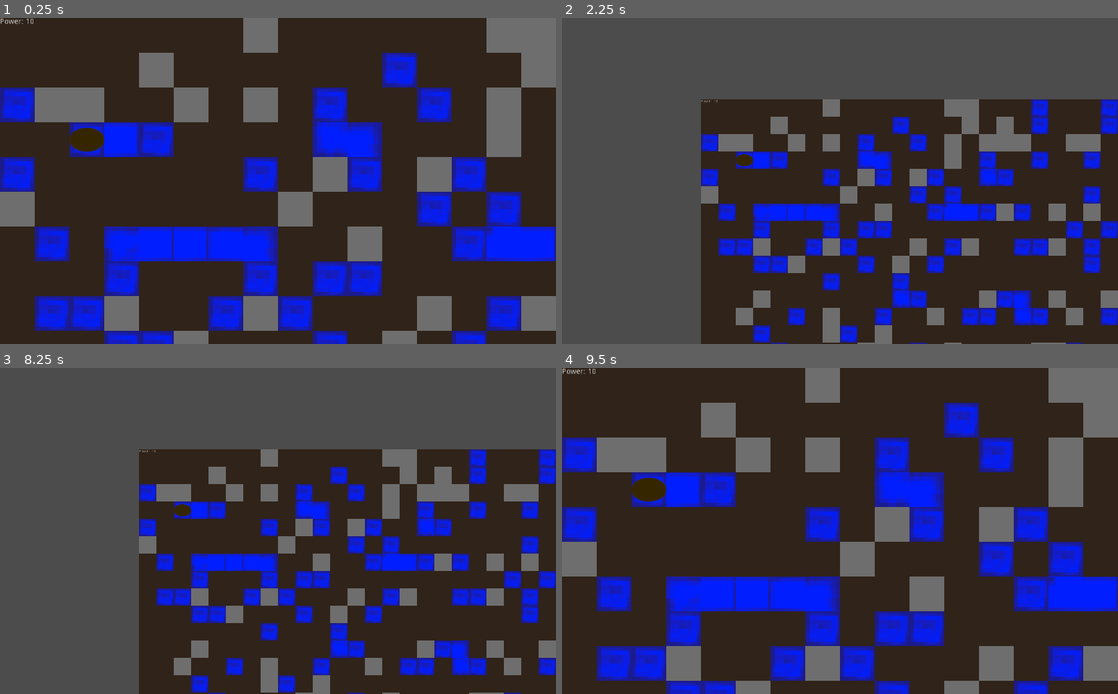
Above: before the commit, frames 1-4 (two rows, left to right).
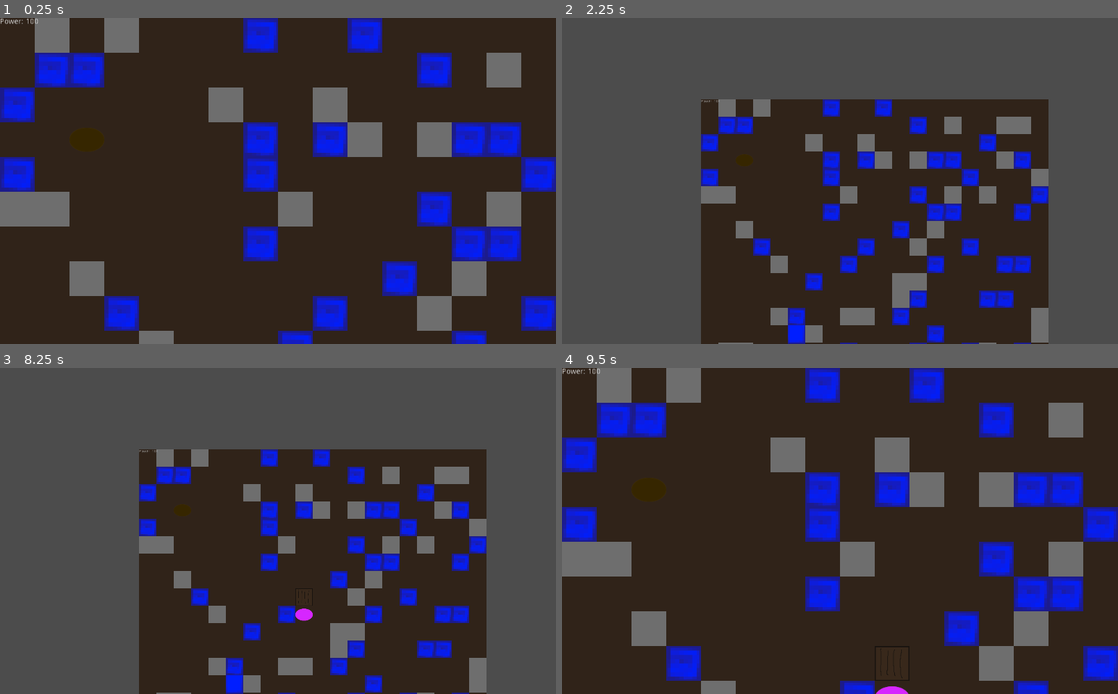
Above: after the commit, the same moments.

Repository: BigAwesome/SpringJam2D
Game: Godot game, scene res://scenes/game.tscn
Two runs of this game, one before a commit and one after it. Both use one fixed random seed, a clock stepped at 60 frames per second and the inputs below.
Inputs (mouse positions are in pixels of both pictures, inside the frame that each line leads up to):
- Up to frame 1 (0.25 s): no input
- Up to frame 2 (2.25 s): tap Enter at 0.5, 2 s; move the mouse to (962, 164) at 0.52 s; press the mouse at (962, 164) at 0.53 s; tap Space at 1.25 s; move the mouse to (728, 197) at 1.27 s; release the mouse at (728, 197) at 1.28 s; right-click (728, 197) at 1.35 s; click (728, 197) at 1.42 s; move the mouse to (895, 109) at 2.02 s; tap Mouse wheel down (mouse_wheel_down) at 2.1 s; click (895, 109) at 2.17 s
- Up to frame 3 (8.25 s): tap Space at 2.75, 4.25 s; move the mouse to (250, 596) at 2.77 s; tap Mouse wheel up (mouse_wheel_up) at 2.85, 5.85 s; click (250, 596) at 2.92 s; tap Enter at 3.5 s; move the mouse to (444, 579) at 3.52 s; press the mouse at (444, 579) at 3.53 s; move the mouse to (111, 482) at 4.27 s; release the mouse at (111, 482) at 4.28 s; right-click (111, 482) at 4.35 s; click (111, 482) at 4.42 s; move the mouse to (305, 531) at 5.02 s; tap Mouse wheel down (mouse_wheel_down) at 5.1, 8.1 s; click (305, 531) at 5.17 s; move the mouse to (194, 449) at 5.77 s; click (194, 449) at 5.92 s; move the mouse to (400, 514) at 6.52 s; press the mouse at (400, 514) at 6.53 s; move the mouse to (166, 547) at 7.27 s; release the mouse at (166, 547) at 7.28 s; right-click (166, 547) at 7.35 s; click (166, 547) at 7.42 s; move the mouse to (333, 459) at 8.02 s; click (333, 459) at 8.17 s
- Up to frame 4 (9.5 s): move the mouse to (812, 596) at 8.77 s; tap Mouse wheel up (mouse_wheel_up) at 8.85 s; click (812, 596) at 8.92 s

The runs differ from the first frame. In frame 1, 42% of the frame differs, in the area x 6-100%, y 0-100%; in frame 2, 29%; in frame 3, 29%; in frame 4, 41%.

Commit message:
WIP bots

Diff:
--- a/scripts/bot_tree.gd
+++ b/scripts/bot_tree.gd
@@ -12,6 +12,8 @@
 var roots = []
 var tick_delta = Score.tick
 var score
+var explore = []
+var attempts = 50
 
 # Called when the node enters the scene tree for the first time.
 func _ready():
@@ -47,14 +49,29 @@
 func _place_tile(tile_pos, tile):
 	treemap.set_cellv(tile_pos, tile)
 
+func _grow(direction):
+	if(attempts <= 0):
+		return
+	if(!explore.has(direction)):
+		_build_on_seed(direction)
+		explore.append(direction)
+	else:
+		attempts -= 1
+		_grow(direction + Vector2(1,0))
+
+
 func _bot_process():
-	print(score.get_power())
+	print(seed_tile)
 	if(score.get_power() >= 5):
 		#UP
-		print("up")
+		var direction = seed_tile - Vector2(0,1)
+		print(direction)
+		_grow(direction)
 	elif(score.get_power() < 5):
 		#place more roots
-		print("down")
+		var direction = seed_tile + Vector2(0,1)
+		print(direction)
+		_grow(direction)
 
 	else:
 		#IM F****ED
@@ -62,8 +79,8 @@
 
 
 
-func _build_on_seed():
-	var clicked_tile = levelmap.world_to_map(get_global_mouse_position())
+func _build_on_seed(position):
+	var clicked_tile = position
 
 	if(clicked_tile.x < map.width && clicked_tile.y < map.height):
 		if(levelmap.get_cellv(clicked_tile) != 0): #only possible if tile is not stone ------------------------- set to acctual tile number later on
@@ -83,9 +100,9 @@
 
 func _build_trunk(build_pos):
 
-	if(treemap.get_cellv(build_pos) != Score.get_tile("trunks")):
+	if(treemap.get_cellv(build_pos) != score.get_tile("trunks")):
 		if(_check_connection_to_seed(build_pos, "trunk")):
-			_place_tile(build_pos, Score.get_tile("trunks")) #place trunk tile
+			_place_tile(build_pos, score.get_tile("trunks")) #place trunk tile
 			trunks.append(build_pos)
 			_add_score(build_pos, "trunks")
 		else:
@@ -94,9 +111,9 @@
 		print("Already existing trunk at this position")
 
 func _build_root(build_pos):
-	if(treemap.get_cellv(build_pos) != Score.get_tile("roots")):
+	if(treemap.get_cellv(build_pos) != score.get_tile("roots")):
 		if(_check_connection_to_seed(build_pos, "root")):
-			_place_tile(build_pos, Score.get_tile("roots")) # place root tile
+			_place_tile(build_pos, score.get_tile("roots")) # place root tile
 			roots.append(build_pos)
 
 			_add_score(build_pos, "roots")
@@ -119,7 +136,7 @@
 
 		while index.y <= end.y:
 			var cell = treemap.get_cellv(index)
-			if(cell == Score.get_tile("roots") or index == seed_tile): #if root tile is around
+			if(cell == score.get_tile("roots") or index == seed_tile): #if root tile is around
 
 				if(index != start && index != end):
 					return true
@@ -148,7 +165,7 @@
 
 func _add_score(tile_pos, build_tile_name):
 	var value = levelmap.get_cellv(tile_pos)
-	Score.build_tile(build_tile_name)
-	Score.build_id(value)
-	if(value == Score.get_tile("water")):
-		Score.build_tile("trunks")
+	score.build_tile(build_tile_name)
+	score.build_id(value)
+	if(value == score.get_tile("water")):
+		score.build_tile("trunks")
--- a/scripts/map.gd
+++ b/scripts/map.gd
@@ -2,8 +2,8 @@
 
 
 # Declare member variables here. Examples:
-export var width = 90
-export var height = 90
+export var width = 20
+export var height = 20
 export var difficulty = [10, 80, 10]
 onready var tile_map = get_node("LevelMap")
 var _tiles = [] setget set_tiles, get_tiles
--- a/scripts/score.gd
+++ b/scripts/score.gd
@@ -5,18 +5,20 @@
 onready var plants = []
 var ui_node
 var map
-export var tick = 2
+export var tick = 1
 var tick_delta = tick
 var _player_points
 
 export var tiles ={"rock": 0, "dirt": 1, "water": 5, "air": -1, "leaf": -1, "trunks": 3, "roots": 4}
 
 export var resource_value = [0, 0, 0, -4, -1, 8, -1]
+export var base_score = 100
+
 
 
 
 var bot = preload("res://nodes/plants/bot_tree.tscn")
-export var spawn_time = 5
+export var spawn_time = 3
 var spawn_time_delta = 0
 
 
@@ -62,7 +64,7 @@
 class Points:
 	var _owned = [0, 0, 0, 0, 0, 0, 0] # amount of owned tiles
 	var _score = [0, 0, 0, 0, 0, 0, 0] # amount of points (over time)
-	var _power = 10
+	var _power = Score.base_score
 	func _init():
 		pass
 
